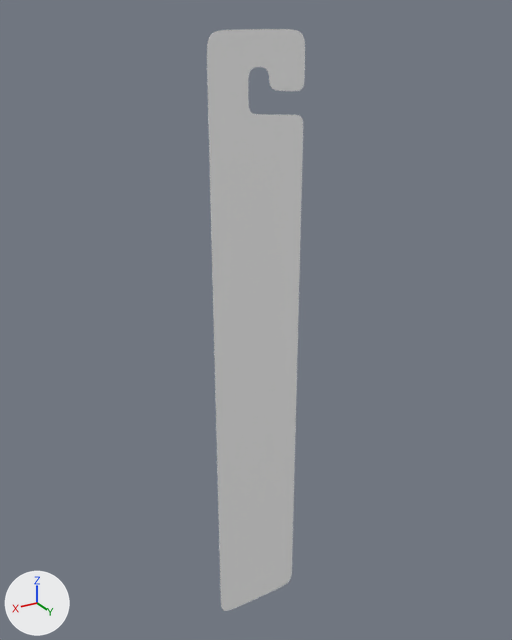
Renders of the glTF model public/models/2876.glb from each side of a commit.
Before and after are seen from a 50 mm camera at (109.4, 184.4, 106.1) aimed at (-4.7, -5.7, 11.0). Arrows for +X, +Y and +Z are at lower left; the lights stay in place. The first picture is the older version. Where no turn or scale is listed for an object, it has been applied to the vertices.

The scene before the commit, as lines of its bpy script (objects in view):
```python
mat_material__31_001 = principled_material('Material #31.001')
mat_material__31_001.base_color = (1.0, 1.0, 1.0)  # white #ffffff
mat_material__31_001.roughness = 0.485
me_网格_003 = bpy.data.meshes.new('网格.003')
me_网格_003.from_pydata(...)  # 4066 vertices, 8128 faces; spans x -16.0..16.0, y 0.0, z -102.0..102.0
me_网格_003.materials.append(mat_material__31_001)  # white #ffffff
ob_纸 = bpy.data.objects.new('纸', me_网格_003)
ob_纸.location = (0.0, 3.0, 0.0)
```
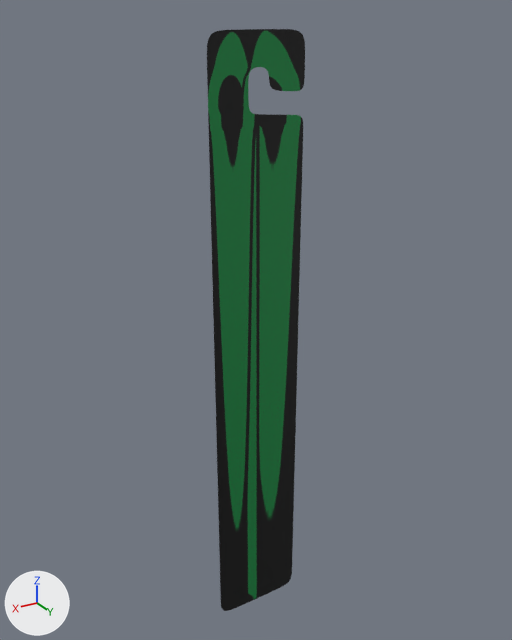
Edits to the bpy script that builds the scene:
```text
Add img_ap_watermark:
    img_ap_watermark = load_image('AP_Watermark', '_unpacked/AP_Watermark', 300, 222, 'sRGB')
Change mat_material__31_001:
    remove mat_material__31_001.base_color = (1.0, 1.0, 1.0)  # white #ffffff
    add mat_material__31_001.texture = img_ap_watermark
```

What differs and where, as boxes [x1, y1, x2, y2] in the pictures (512 x 640 px):
'纸', surface changed (darker)
    both: [207, 29, 305, 611]
